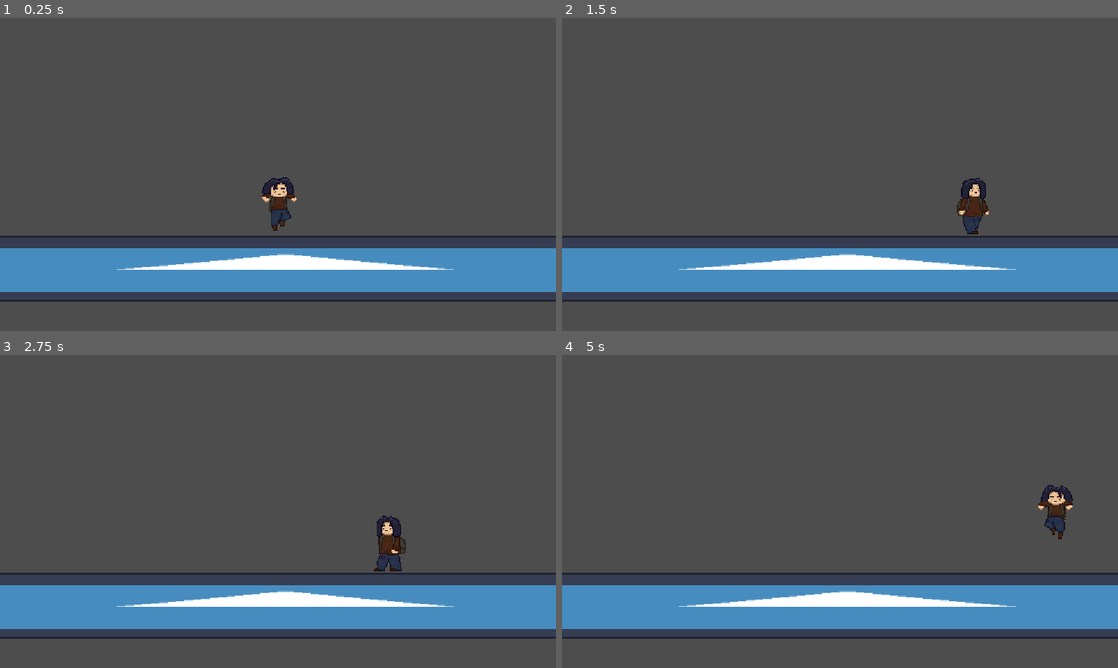
Above: before the commit, frames 1-4 (two rows, left to right).
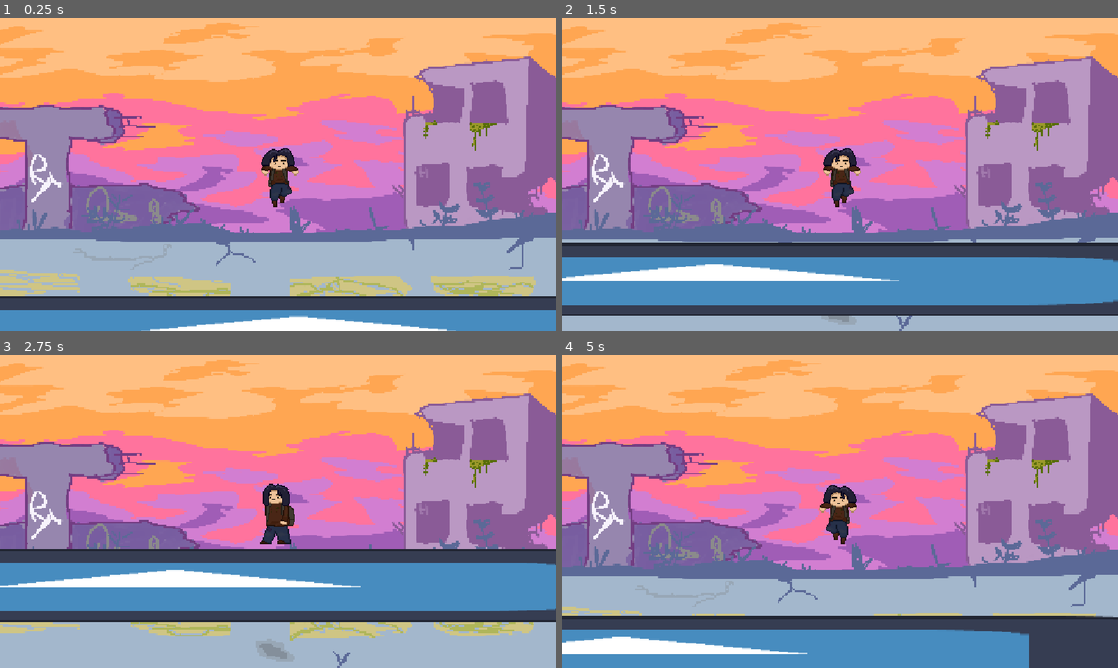
Above: after the commit, the same moments.

Repository: Renaaa189/WhatRemains
Game: Godot game, scene res://scenes/escena_principal.tscn
The game is run twice, just before and just after one commit, with the same random seed, the same clock (stepped at 60 frames per second) and the same inputs. The engine's default icon, where the game draws it, is replaced by a stand-in: a white triangle on a blue panel in a dark square.
Inputs (mouse positions are in pixels of both pictures, inside the frame that each line leads up to):
- Up to frame 1 (0.25 s): no input
- Up to frame 2 (1.5 s): move the mouse to (962, 158) at 0.52 s; hold Right (derecha) from 0.53 s (still down); click (962, 158) at 0.6 s; tap Space (saltar) at 0.77 s; move the mouse to (728, 190) at 1.27 s; click (728, 190) at 1.35 s
- Up to frame 3 (2.75 s): tap Space (saltar) at 1.52 s; move the mouse to (333, 442) at 2.02 s; release Right (derecha) at 2.03 s; hold A (izquierda) from 2.03 s (still down); click (333, 442) at 2.1 s
- Up to frame 4 (5 s): move the mouse to (812, 574) at 2.77 s; release A (izquierda) at 2.78 s; hold Right (derecha) 2.78-4.28 s; click (812, 574) at 2.85 s; tap Space (saltar) at 3.02, 3.77, 4.52 s; move the mouse to (1006, 558) at 3.52 s; click (1006, 558) at 3.6 s; move the mouse to (673, 464) at 4.27 s; hold A (izquierda) from 4.28 s (still down); click (673, 464) at 4.35 s

The runs differ from the first frame. In frame 1, 97% of the frame differs, in the area x 0-100%, y 0-100%; in frame 2, 88%; in frame 3, 90%; in frame 4, 98%.

Commit message:
Se agregó el fondo y el movimiento dinamico del jugador
Ahora la camara sigue al jugador, que se puede mover a lo largo del mapa horizontalmente con un fondo estatico por ahora

Diff:
--- a/game/scenes/Jugador/jugador.gd
+++ b/game/scenes/Jugador/jugador.gd
@@ -7,7 +7,7 @@
 #@export var material_rojo: ShaderMaterial
 
 const SPEED = 150.0
-const JUMP_VELOCITY = -270.0
+const JUMP_VELOCITY = -350.0
 #var _muerto: bool
 
 var saltando = false
--- a/game/scenes/Jugador/jugador.tscn
+++ b/game/scenes/Jugador/jugador.tscn
@@ -9,15 +9,16 @@
 [node name="Jugador" type="CharacterBody2D" unique_id=1052281432 node_paths=PackedStringArray("animacion", "area_2d")]
 script = ExtResource("1_pxqnj")
 animacion = NodePath("Animaciones")
-area_2d = NodePath("Area2D")
+area_2d = NodePath("")
 
 [node name="Animaciones" type="AnimatedSprite2D" parent="." unique_id=1281163261]
 sprite_frames = ExtResource("1_qi77d")
 animation = &"Golpear"
-frame_progress = 0.23457198
+frame_progress = 0.35091412
 
 [node name="CollisionShape2D" type="CollisionShape2D" parent="." unique_id=1564421455]
 position = Vector2(2, 3)
 shape = SubResource("RectangleShape2D_u04hk")
 
-[node name="Area2D" type="Area2D" parent="." unique_id=762515373]
+[node name="Camera2D" type="Camera2D" parent="." unique_id=1189589098]
+zoom = Vector2(2.13, 2.13)
--- a/game/scenes/escena_principal.tscn
+++ b/game/scenes/escena_principal.tscn
@@ -2,24 +2,44 @@
 
 [ext_resource type="Texture2D" uid="uid://d3uyhi336i8lr" path="res://icon.svg" id="1_svva4"]
 [ext_resource type="PackedScene" uid="uid://b4c3xwy1wvrou" path="res://scenes/Jugador/jugador.tscn" id="2_k880e"]
+[ext_resource type="Texture2D" uid="uid://cwhkvyawu03h5" path="res://assets/sprites/fondo_ciudad.png" id="3_4h067"]
 
 [sub_resource type="RectangleShape2D" id="RectangleShape2D_s0bqv"]
 size = Vector2(1158, 70)
 
 [node name="EscenaPrincipal" type="Node2D" unique_id=1370056344]
 
-[node name="Camera2D" type="Camera2D" parent="." unique_id=1061907843]
-zoom = Vector2(1.935, 1.935)
+[node name="Piso provisional" type="StaticBody2D" parent="." unique_id=105404196]
 
-[node name="StaticBody2D" type="StaticBody2D" parent="." unique_id=105404196]
-
-[node name="Icon" type="Sprite2D" parent="StaticBody2D" unique_id=585684093]
-position = Vector2(8, 100.999985)
+[node name="Icon" type="Sprite2D" parent="Piso provisional" unique_id=585684093]
+position = Vector2(20, 182)
 scale = Vector2(9.015625, 0.5546875)
 texture = ExtResource("1_svva4")
 
-[node name="CollisionShape2D" type="CollisionShape2D" parent="StaticBody2D" unique_id=1373556913]
-position = Vector2(6, 99)
+[node name="CollisionShape2D" type="CollisionShape2D" parent="Piso provisional" unique_id=1373556913]
+position = Vector2(9, 177)
+shape = SubResource("RectangleShape2D_s0bqv")
+
+[node name="Piso provisional2" type="StaticBody2D" parent="." unique_id=1419644542]
+
+[node name="Icon" type="Sprite2D" parent="Piso provisional2" unique_id=1234735097]
+position = Vector2(1192, 126)
+scale = Vector2(9.015625, 0.5546875)
+texture = ExtResource("1_svva4")
+
+[node name="CollisionShape2D" type="CollisionShape2D" parent="Piso provisional2" unique_id=1225085202]
+position = Vector2(1190, 125)
 shape = SubResource("RectangleShape2D_s0bqv")
 
 [node name="Jugador" parent="." unique_id=1052281432 instance=ExtResource("2_k880e")]
+
+[node name="CanvasLayer" type="CanvasLayer" parent="." unique_id=698734657]
+layer = -1
+
+[node name="Fondo" type="TextureRect" parent="CanvasLayer" unique_id=1519688629]
+anchors_preset = 15
+anchor_right = 1.0
+anchor_bottom = 1.0
+grow_horizontal = 2
+grow_vertical = 2
+texture = ExtResource("3_4h067")
Binary file added: game/assets/sprites/fondo_ciudad.png
Not shown, added: game/assets/sprites/fondo_ciudad.png.import
